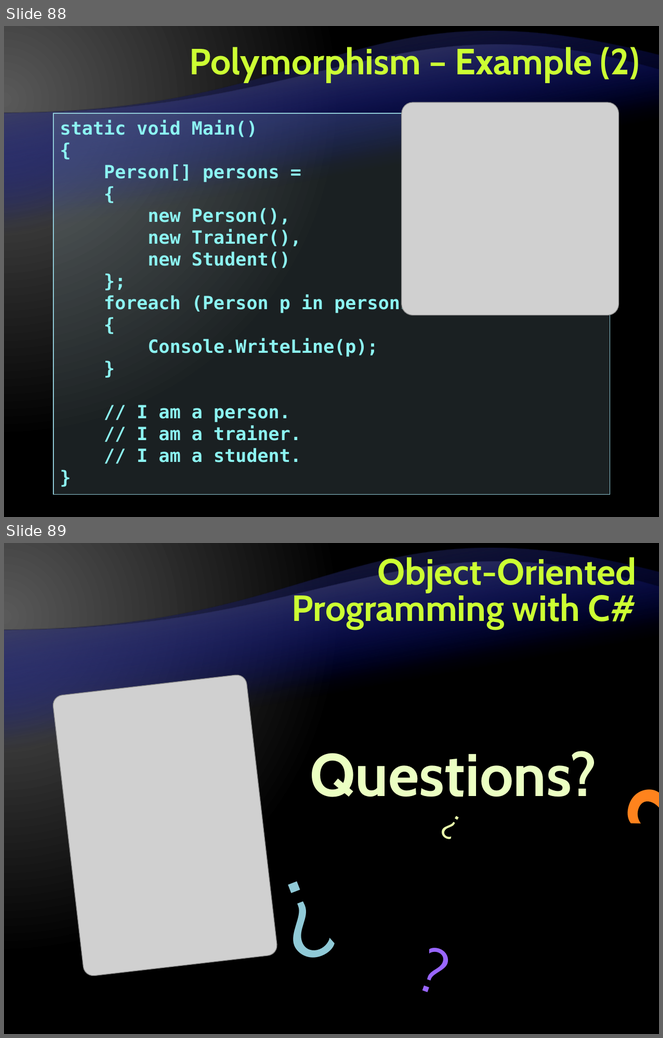
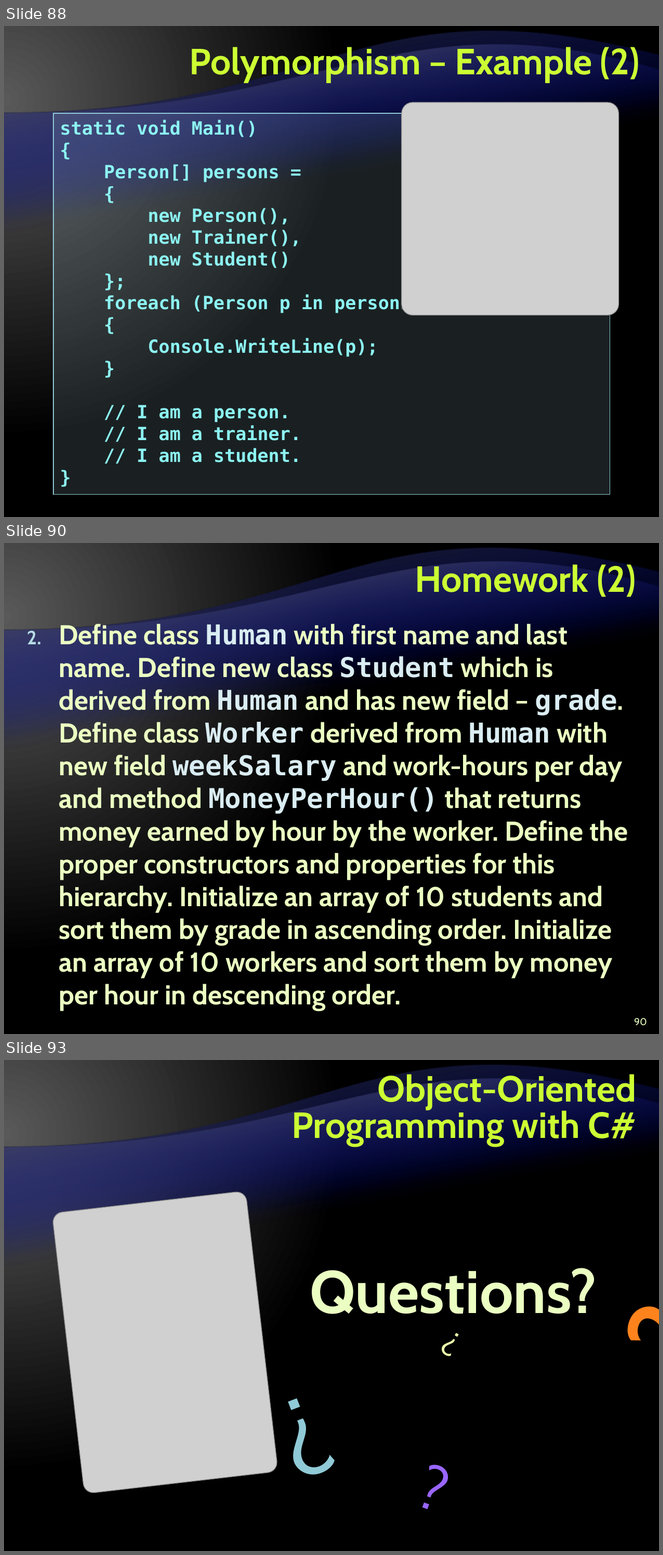
Before and after one commit to Lockheed01/aspnet-mvc-course, a slide deck: Lectures/4. Object-Oriented Programming with CSharp/Object-Oriented Programming with CSharp.pptx. Shown one above the other, each under a label of ours: slides 88 and 89 before the commit, slides 88, 90 and 93 after it; the slides between them are not shown. The pictures are 663x1038 and 663x1555 pixels, drawn with LibreOffice and Linux fonts; fonts in the diff are those of the drawing; grey boxes stand for pictures; background and template pictures are left out. Boxes give left, top, right and bottom in pixels: in the first picture for what was removed or moved away, otherwise in the second. Text is boxed around its words. In the diff, an @@ line names an element or a change of style, - is before the commit and + after.

```diff
--- a/Lectures/4. Object-Oriented Programming with CSharp/Object-Oriented Programming with CSharp.pptx
+++ b/Lectures/4. Object-Oriented Programming with CSharp/Object-Oriented Programming with CSharp.pptx
@@ slide 90 added at box(4, 543, 659, 1034), background gradient #595959 to #000000; not listed: 2 template elements that a slide beside it also shows @@
@@ title added at box(415, 561, 636, 597), 40 pt, text #CCFF33, bold @@
+Homework (2)
@@ text added at box(59, 622, 628, 1011), 30 pt, text #EBFFC2, bold @@
+  2. Define class Human with first name and last name. Define new class Student which is derived from Human and has new field – grade. Define class Worker derived from Human with new field weekSalary and work-hours per day and method MoneyPerHour() that returns money earned by hour by the worker. Define the proper constructors and properties for this hierarchy. Initialize an array of 10 students and sort them by grade in ascending order. Initialize an array of 10 workers and sort them by money per hour in descending order.
@@ page number added at box(634, 1018, 647, 1026), 11 pt, text #EBFFC2 @@
+90
@@ what was slide 89 is now slide 93 @@
```
Also in this commit, not shown: 3 other slides added.
